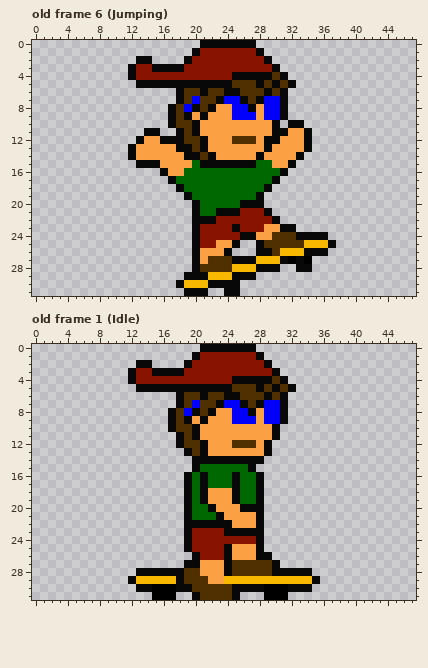
Pixel-art file -- Assets/Sprites/Skater/Smaller/skater_inked_full_set.aseprite. That is the earlier state.
48x32 pixels, 14 frames. Shown: old frame 6 (Jumping), old frame 1 (Idle). The commit also changed other frames, which this record leaves out.
The same view after the edit:
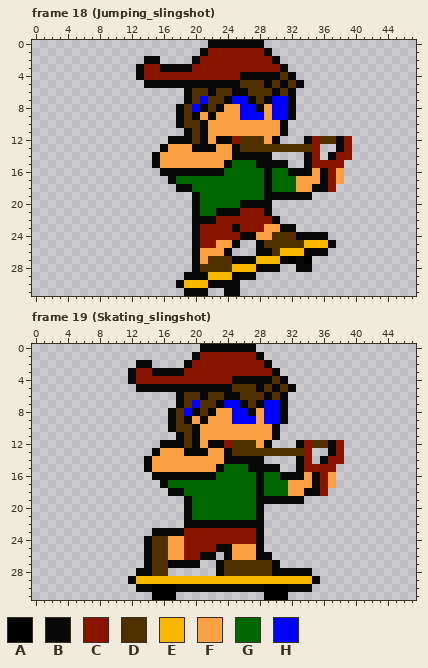
Palette (. is transparent): A #000000  B #080808  C #881400  D #503000  E #f8b800  F #fca044  G #006800  H #0000fc
A new or re-ordered frame is compared with the old frame closest to it.
Edits made:
frames 14 -> 22
--- frame 18 (Jumping_slingshot) is new; against old frame 6 (Jumping)
@@ x 10..41 @@
- 0 ...........BBBBBBB..............
- 1 ..........BCCCCCCCB.............
- 2 ...BB....BCCCCCCCCCB............
- 3 ..BCCBBBBCCCCCCCCCCCB...........
- 4 ..BCCCCCCCCCCCCBBBBBDB..........
- 5 ...BBBBBBBBBBBBDDDBDBDB.........
- 6 ........BDDBDDBBDDDBDB..........
- 7 ........BDHDDBHHBDBHHB..........
- 8 .......BDHBDBFFHHBFHHB..........
- 9 .......BDBFBFFFHHHFHHB..........
-10 .......BDDBFFFFFFFFFB.BB........
-11 ....BB..BDBFFFFFFFFFBBFFB.......
-12 ...BFFBBBDDBFFFDDDFBBFFFB.......
-13 ..BFFFFFBBDBFFFFFFFBFFFFB.......
-14 ..BFFFFFFBBDBFFFFFBFFFFB........
-15 ...BBBFFFFGBBBBBBBGGFFB.........
-16 ......BFFGGGGGGGGGGGGB..........
-17 .......BGGGGGGGGGGGGB...........
-18 ........BGGGGGGGGGGB............
-19 .........BGGGGGGGGB.............
-20 ..........BGGGGGBBB.............
+ 0 ............BBBBBBB.............
+ 1 ...........BCCCCCCCB............
+ 2 ....BB....BCCCCCCCCCB...........
+ 3 ...BCCBBBBCCCCCCCCCCCB..........
+ 4 ...BCCCCCCCCCCCCBBBBBDB.........
+ 5 ....BBBBBBBBBBBBDDDBDBDB........
+ 6 .........BDDBDDBBDDDBDB.........
+ 7 .........BDHDDBHHBDBHHB.........
+ 8 ........BDHBDBFFHHBFHHB.........
+ 9 ........BDBFBFFFHHHFHHB.........
+10 ........BDDBFFFFFFFFFB..........
+11 .........BDBFFFFFFFFFB..........
+12 .......BBBDBFBBCDDDFB...BCDDBC..
+13 ......BFFFBBBFFBDDDDDDDDDC..BC..
+14 .....BFFFFFFFFFBBBBB....BC.BCC..
+15 .....BFFFFFFFFBGGGBBBB..BCCCC...
+16 ......BBBBBBBBGGGGGBGGBBBFBCF...
+17 .......BGGGGGGGGGGGBGGGFFFBCF...
+18 ........BBGGGGGGGGGBGGGFFBBC....
+19 ..........BGGGGGGGGBBBBBB.......
+20 ..........BGGGGGBBBB............
 21 ..........BGGBBBCCCB............
--- frame 19 (Skating_slingshot) is new; against old frame 1 (Idle)
@@ x 12..40 @@
 11 ......BDBFFFFFFFFFB..........
-12 ......BDDBFFFDDDFB...........
-13 .......BDBFFFFFFFB...........
-14 ........BBBBBBBBB............
-15 ........BGGGGGGB.............
-16 .......BGBGGGBGGB............
-17 .......BGBGGGBGGB............
-18 .......BGBFFFBGGB............
-19 .......BGBFFFBGGB............
-20 .......BGGBFFFBBB............
-21 .......BGGGBFFFFB............
-22 .......BBBBBBFFFB............
-23 .......BCCCCBBBBB............
-24 .......BCCCCCCCCB............
-25 .......BCCCCBFFFB............
-26 ........BCCCBFFFBB...........
-27 .......BBFFFBDDDDDB..........
-28 .BBBBBBDDFFFBDDDDDBBBBB......
-29 BEEEEEBDDDFFEEEEEEEEEEEB.....
-30 .BBAAABBDDDDDBBBBAAABBB......
-31 ...AAA..BDDDDB...AAA.........
+12 ....BBBDBFBBCDDDFB...BCDDBC..
+13 ...BFFFBBBFFBDDDDDDDDDC..BC..
+14 ..BFFFFFFFFFBBBBB....BC.BCC..
+15 ..BFFFFFFFFBGGGBBBB..BCCCC...
+16 ...BBBBBBBBGGGGGBGGBBBFBCF...
+17 ....BGGGGGGGGGGGBGGGFFFBCF...
+18 .....BBGGGGGGGGGBGGGFFBBC....
+19 .......BGGGGGGGGBBBBBB.......
+20 .......BGGGGGGGGB............
+21 .......BGGGGGGGGB............
+22 .......BBBBBBBBBB............
+23 ...BBBBCCCCCCCCCB............
+24 ..BDDFFCCCCCCCCCB............
+25 ..BDDFFCCCCBBFFFB............
+26 ..BDDFFCCBB.BFFFBB...........
+27 ..BDDBBBB..BDDDDDDB..........
+28 .BBDD......BDDDDDDBBBBB......
+29 BEEEEEEEEEEEEEEEEEEEEEEB.....
+30 .BBAAABBBBBBBBBBBAAABBB......
+31 ...AAA...........AAA.........
Boxes around the changes in both pictures, in picture pixels (x1, y1, x2, y2):
changed: (128, 40, 352, 208)
changed: (144, 440, 344, 600)
